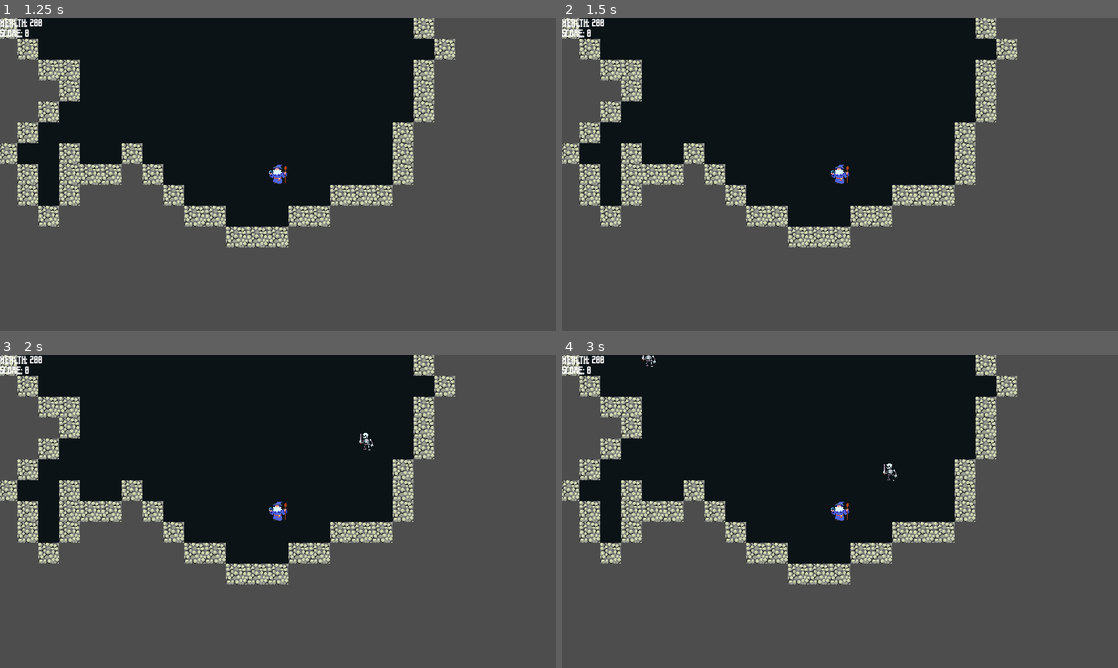
Above: before the commit, frames 1-4 (two rows, left to right).
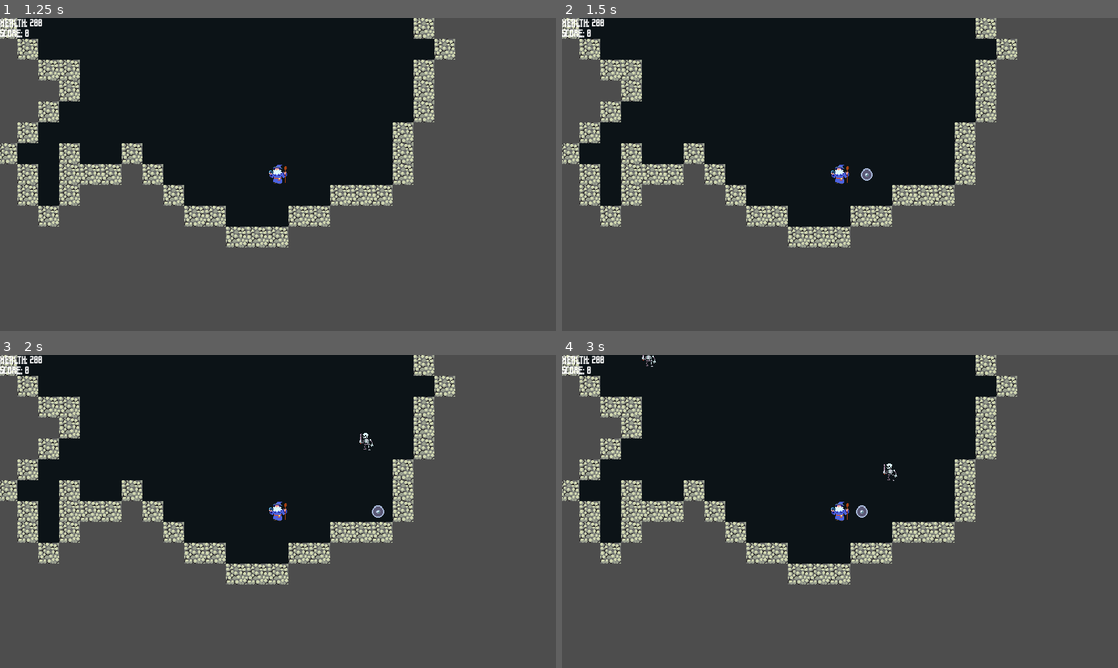
Above: after the commit, the same moments.

Repository: WizardsNStuff/Zealot-of-Wanderlust
Game: Godot game, scene res://Scenes/wizard_game.tscn
Two runs of this game, one before a commit and one after it. Both use one fixed random seed, a clock stepped at 60 frames per second and the inputs below.
Inputs:
- Up to frame 1 (1.25 s): click "Start game" at 0.5 s
- Up to frame 2 (1.5 s): tap Enter at 1.25 s; hold Right (attack_right) from 1.28 s (still down)
- Up to frame 3 (2 s): keep holding Right (attack_right)
- Up to frame 4 (3 s): release Right (attack_right) at 2.03 s; hold Down (attack_down) 2.03-2.78 s; hold Right (attack_right) from 2.78 s (still down)

Frame 1 is identical in both runs. In frame 2, less than 0.1% of the frame differs, in the area x 53-56%, y 48-52%; in frame 3, less than 0.1%, in the area x 66-70%, y 48-52%; in frame 4, less than 0.1%.
Error before the commit: Cannot call method 'is_playing' on a null value. (res://Scripts/controller.gd:836)

Commit message:
Missing Exports Added

Diff:
--- a/zealot-of-wanderlust/Scenes/player.tscn
+++ b/zealot-of-wanderlust/Scenes/player.tscn
@@ -160,13 +160,15 @@
 "attack_up": SubResource("Animation_a18h1")
 }
 
-[node name="Player" type="CharacterBody2D"]
+[node name="Player" type="CharacterBody2D" node_paths=PackedStringArray("animations", "weapon")]
 collision_layer = 4
 motion_mode = 1
 floor_constant_speed = true
 platform_on_leave = 2
 platform_floor_layers = 4294967041
 script = ExtResource("1_up7rm")
+animations = NodePath("AnimationPlayer")
+weapon = NodePath("Weapon")
 
 [node name="Weapon" type="Node2D" parent="." node_paths=PackedStringArray("current_weapon")]
 position = Vector2(6, 12)
--- a/zealot-of-wanderlust/Scripts/player.gd
+++ b/zealot-of-wanderlust/Scripts/player.gd
@@ -25,9 +25,9 @@
 		else:
 			experience = value
 
-var animations : AnimationPlayer
+@export var animations : AnimationPlayer
 
-var weapon : Weapon
+@export var weapon : Weapon
 
 var last_animation_direction : String = "down"
 
